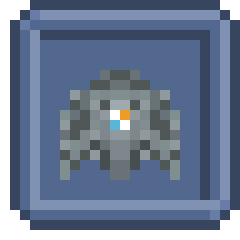
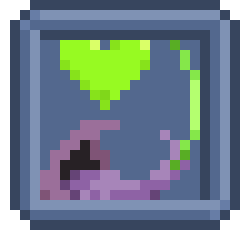
The second 240 x 240 image is a revision of the first. Changes to its layers:
added layer "Pasted Layer #57" above "Crystal Opal New" over (40, 40, 200, 200)
hid "Pasted Layer #56" over (60, 70, 180, 180)
